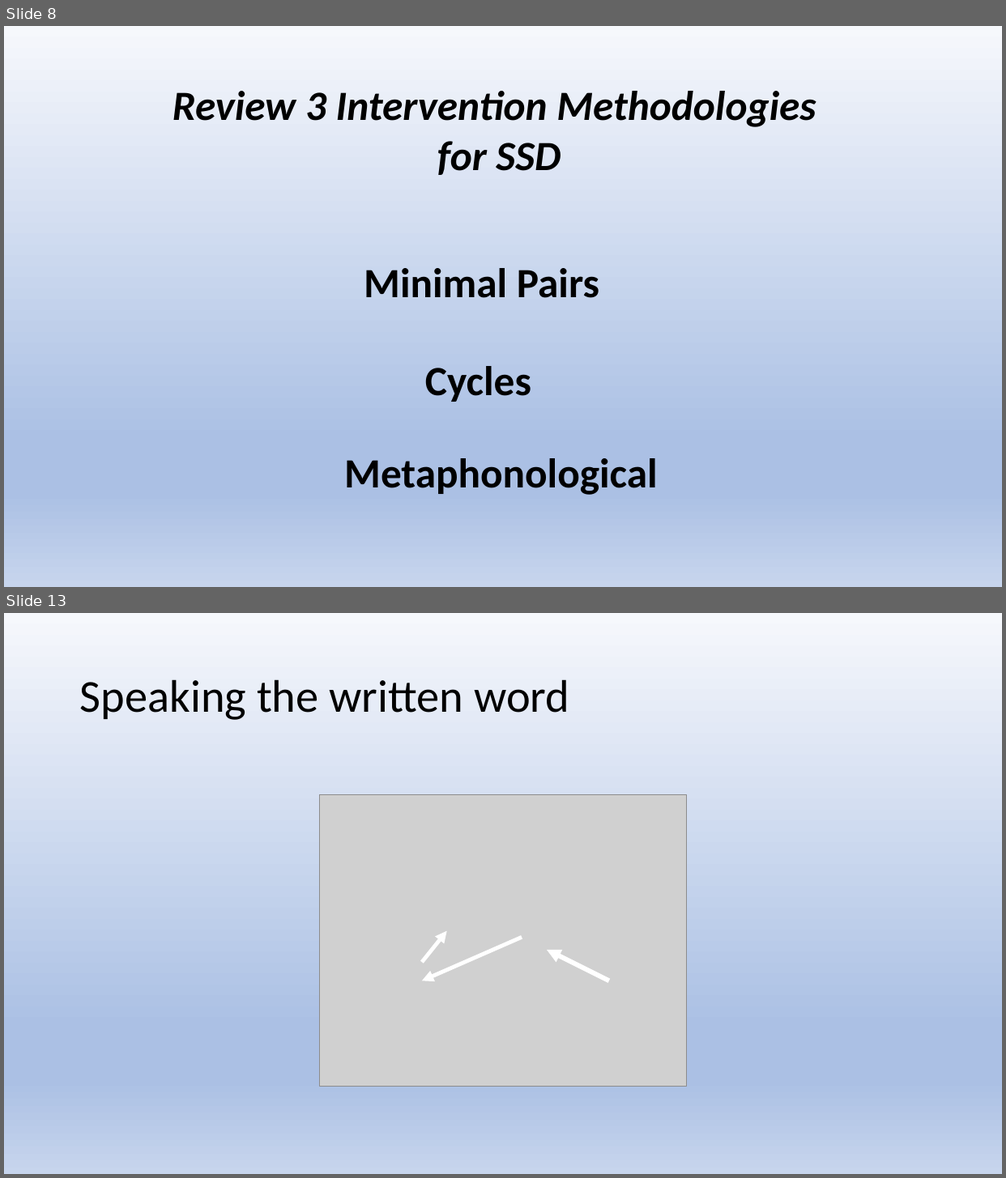
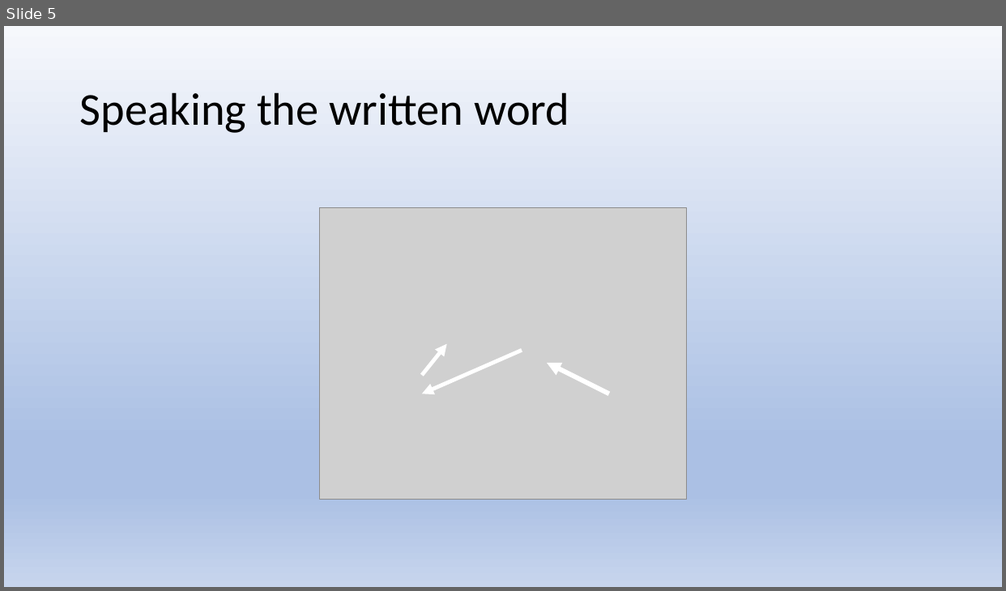
Before and after one commit to Jim-Wright90/cds431_sp22, a slide deck: slides/cds431_week2_1.pptx. Shown one above the other, each under a label of ours: slides 8 and 13 before the commit, slide 5 after it; the slides between them are not shown. The pictures are 1006x1178 and 1006x591 pixels, drawn with LibreOffice and Linux fonts; fonts in the diff are those of the drawing; grey boxes stand for pictures. Boxes give left, top, right and bottom in pixels: in the first picture for what was removed or moved away, otherwise in the second. Text is boxed around its words. In the diff, an @@ line names an element or a change of style, - is before the commit and + after.

```diff
--- a/slides/cds431_week2_1.pptx
+++ b/slides/cds431_week2_1.pptx
@@ slide 8 removed at <box>4,26,1002,587</box>, background gradient #F6F8FC to #ABC0E4 to #C7D5ED @@
@@ text removed at <box>172,91,816,175</box> @@
-Review 3 Intervention Methodologies
-for SSD
@@ text removed at <box>364,268,599,298</box> @@
-Minimal Pairs
@@ text removed at <box>425,366,531,402</box> @@
-Cycles
@@ text removed at <box>344,459,658,495</box> @@
-Metaphonological
@@ what was slide 13 is now slide 5 @@
```
Also in this commit, not shown: 13 slides changed, 1 slide added, 7 other slides removed, 1 other file.
